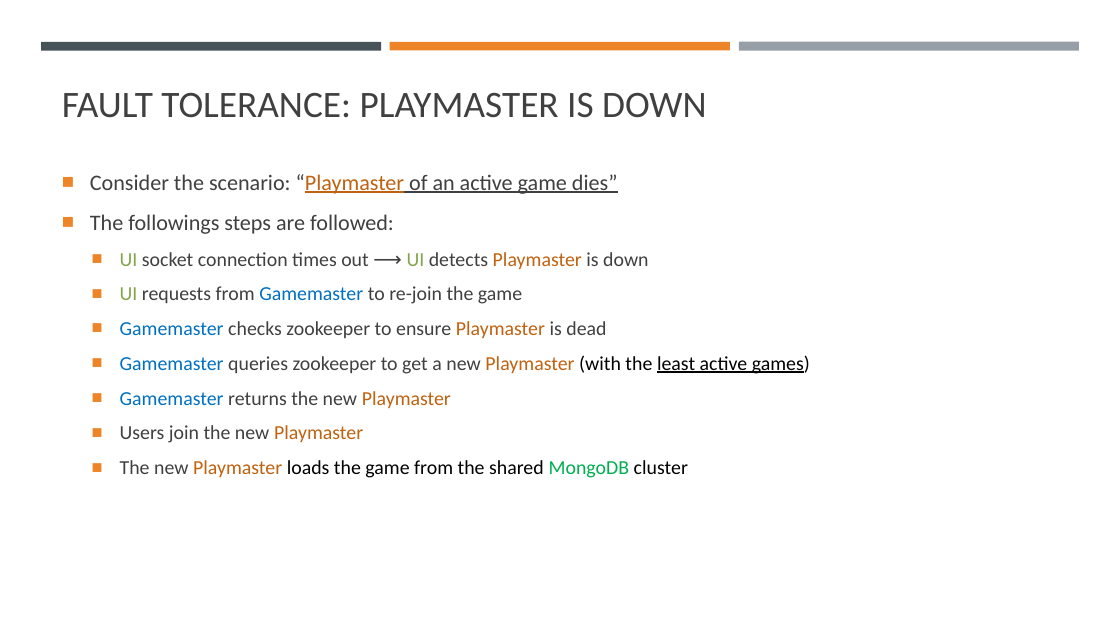
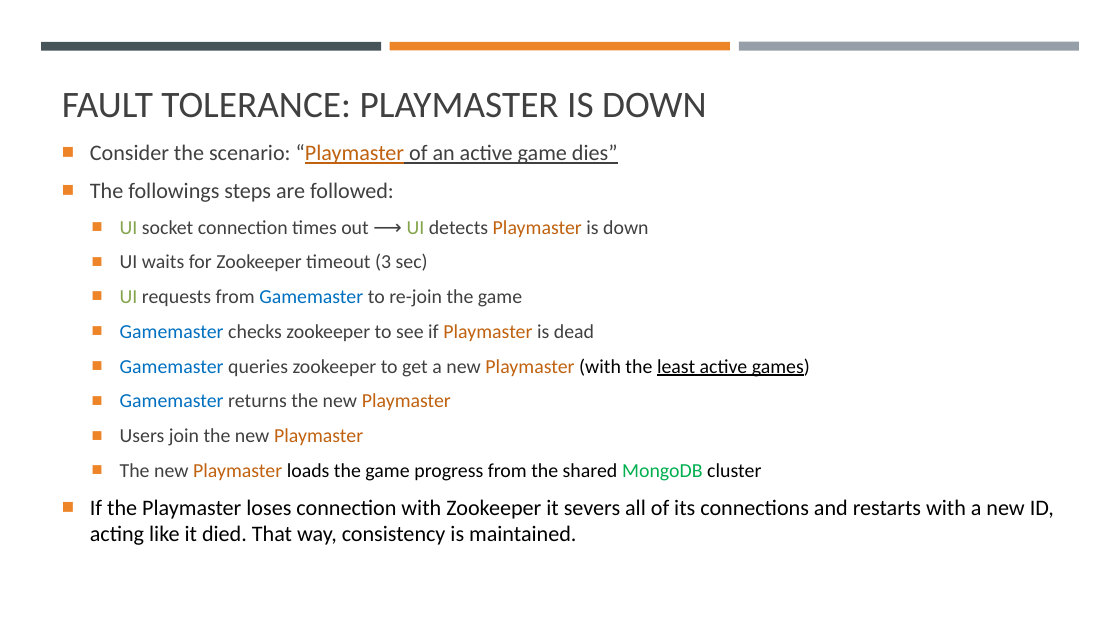
Before and after one commit to margaeor/COMP414-Distributed-Systems, a slide deck: slide 11 of presentation/Distributed.pptx. Drawn at 1120x630 pixels with LibreOffice and Linux fonts; fonts in the diff are those of the drawing. Boxes give left, top, right and bottom in pixels: in the first picture for what was removed or moved away, otherwise in the second. Text is boxed around its words. In the diff, an @@ line names an element or a change of style, - is before the commit and + after.

```diff
--- a/presentation/Distributed.pptx
+++ b/presentation/Distributed.pptx
@@ text at <box>90,144,618,202</box>: line spacing 1.1 to 1 @@
@@ text at <box>120,253,428,271</box>: paragraph added @@
+  ■ UI waits for Zookeeper timeout (3 sec)
@@ text at <box>120,324,594,342</box>: text changed @@
-  ■ Gamemaster checks zookeeper to ensure Playmaster is dead
+  ■ Gamemaster checks zookeeper to see if Playmaster is dead
@@ text at <box>90,463,1054,545</box>: text changed; size 17 to 19 pt @@
-  ■ The new Playmaster loads the game from the shared MongoDB cluster
+  ■ The new Playmaster loads the game progress from the shared MongoDB cluster
+■ If the Playmaster loses connection with Zookeeper it severs all of its connections and restarts with a new ID, acting like it died. That way, consistency is maintained.
```
Also in this commit, not shown: 5 other slides changed, 4 slides added, 1 slide removed.
